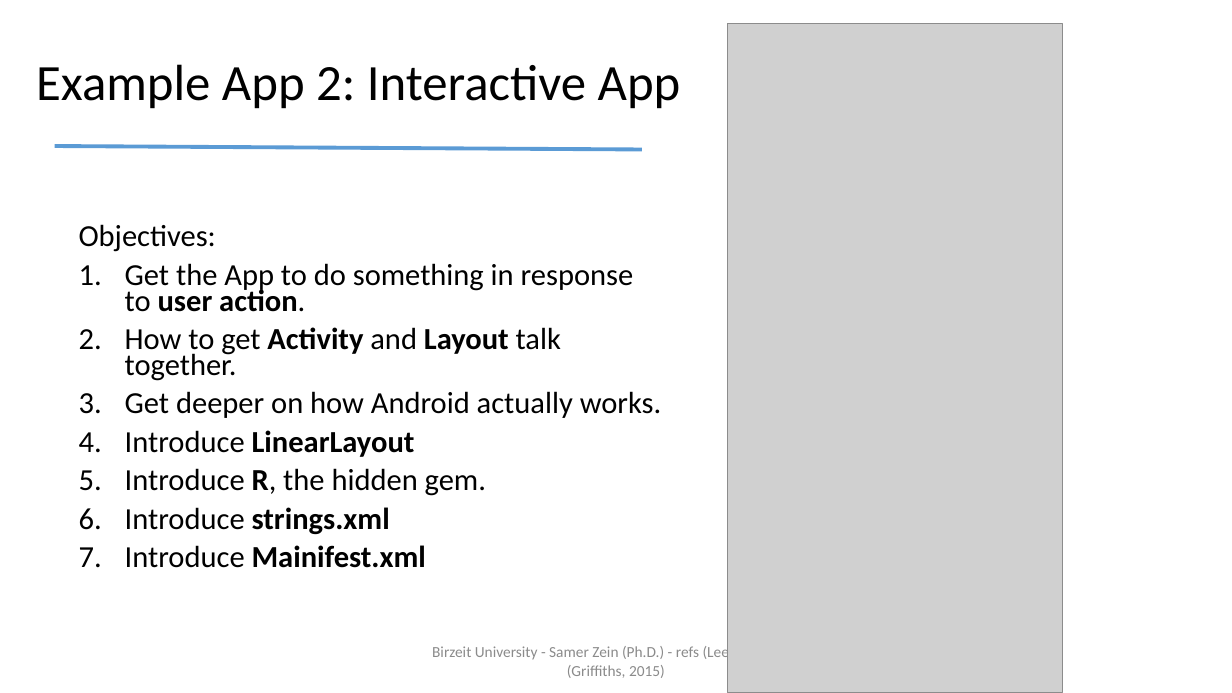
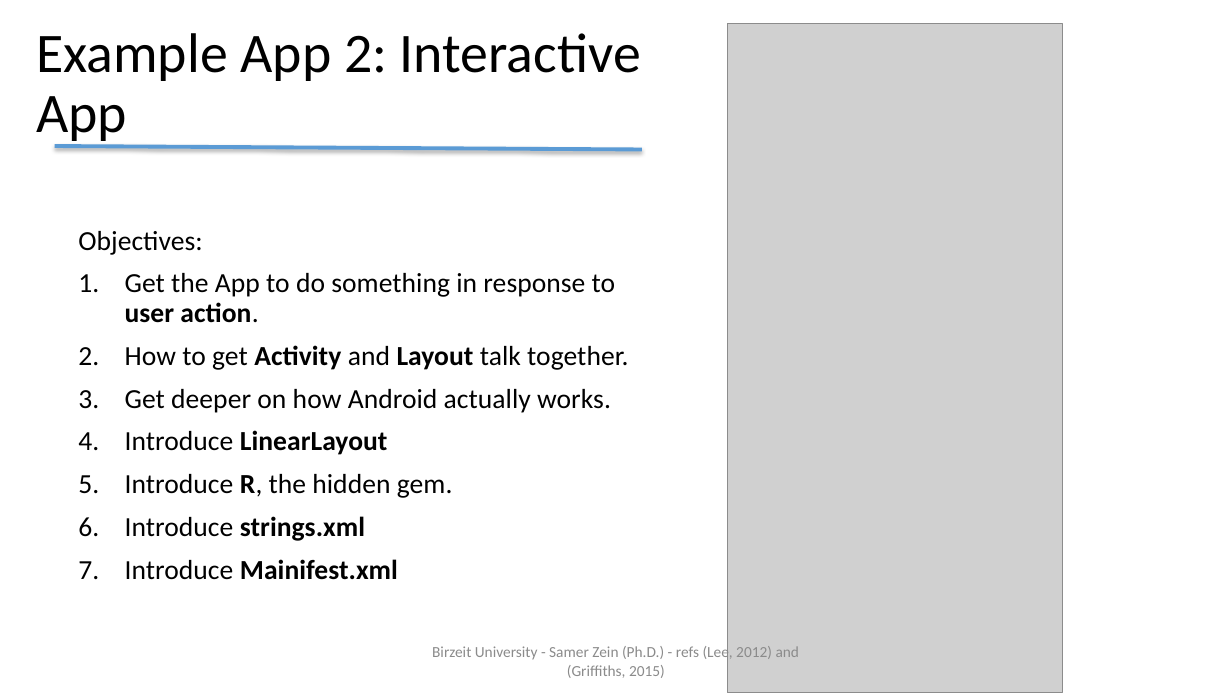
Before and after one commit to top1million/UnisemesterNine, a slide deck: slide 28 of mobile/lectures/Android+App+Dev+-+1.pptx. Drawn at 1232x693 pixels with LibreOffice and Linux fonts; fonts in the diff are those of the drawing; grey boxes stand for pictures. Boxes give left, top, right and bottom in pixels: in the first picture for what was removed or moved away, otherwise in the second. Text is boxed around its words. In the diff, an @@ line names an element or a change of style, - is before the commit and + after.

```diff
--- a/mobile/lectures/Android+App+Dev+-+1.pptx
+++ b/mobile/lectures/Android+App+Dev+-+1.pptx
@@ title "Example App 2: Interactive App" at [36, 33, 641, 145]: size 39.6 to 43.6 pt @@
@@ text "Objectives:" at [78, 231, 628, 580]: size 23.8 to 21.6 pt; line spacing 0.7 to 0.9 @@
@@ text "Birzeit University - Samer Zein ..." at [432, 644, 800, 678]: text colour #8C8C8C to #8B8B8B @@
```
Also in this commit, not shown: 27 other slides changed.
